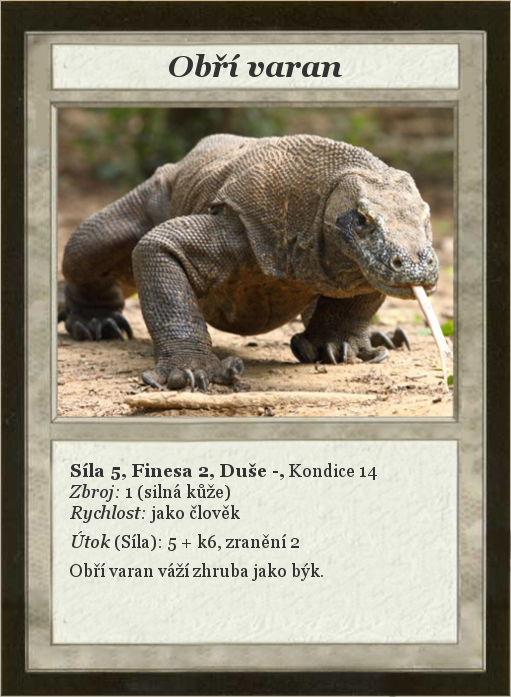
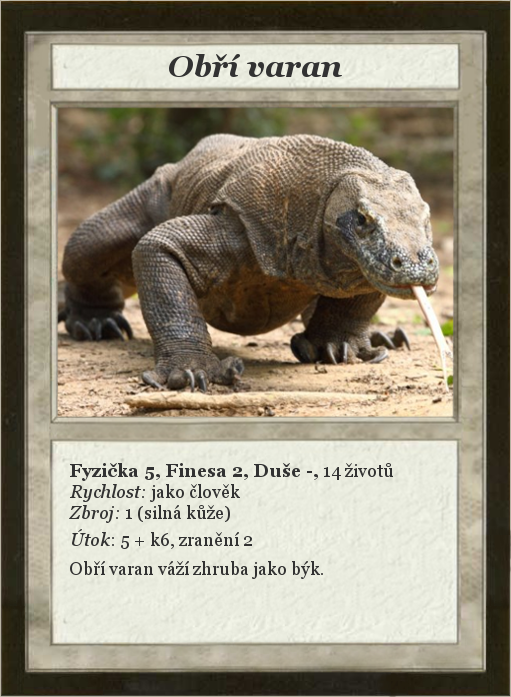
Comparing the layer stacks of the two 511 x 697 images. Changes:
renamed "Síla 5, Finesa 2, Duše -, Kond..." to "Fyzička 5, Finesa 2, Duše -, 1...", painted on it over [left=69, top=463, right=393, bottom=581]
